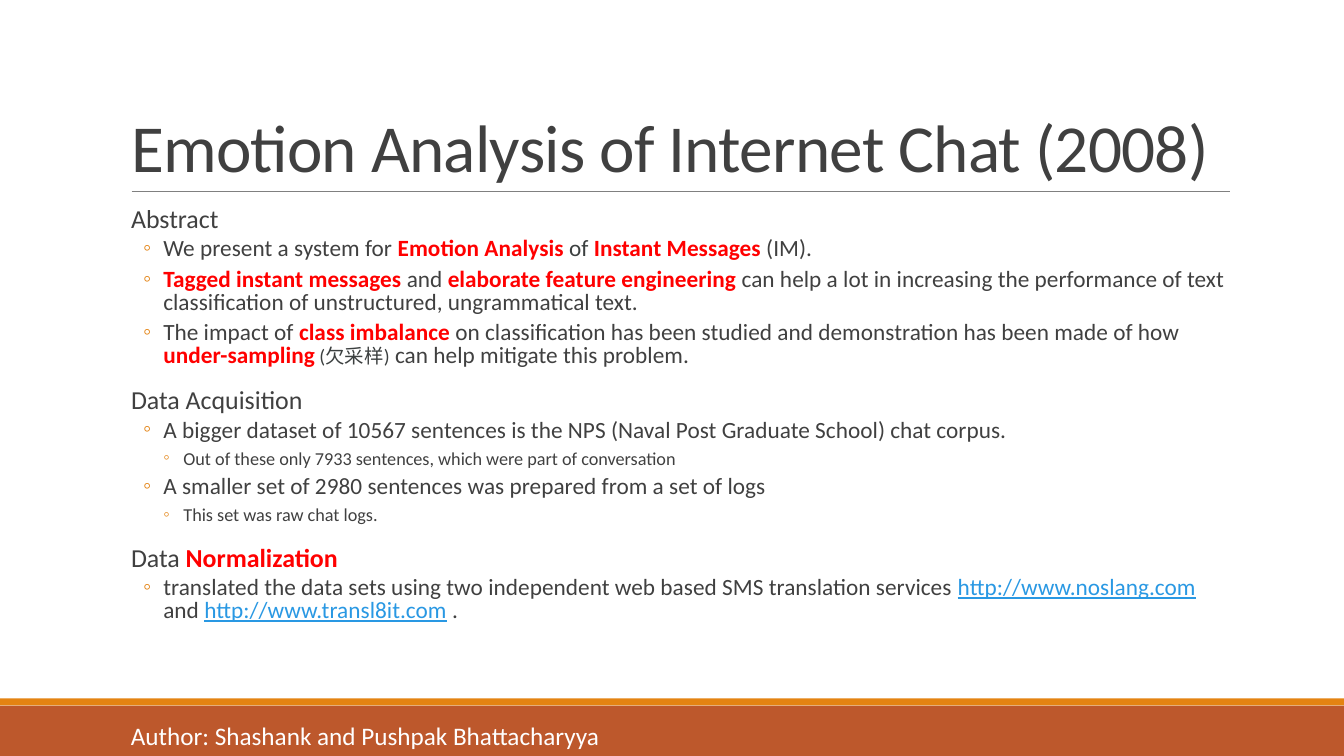
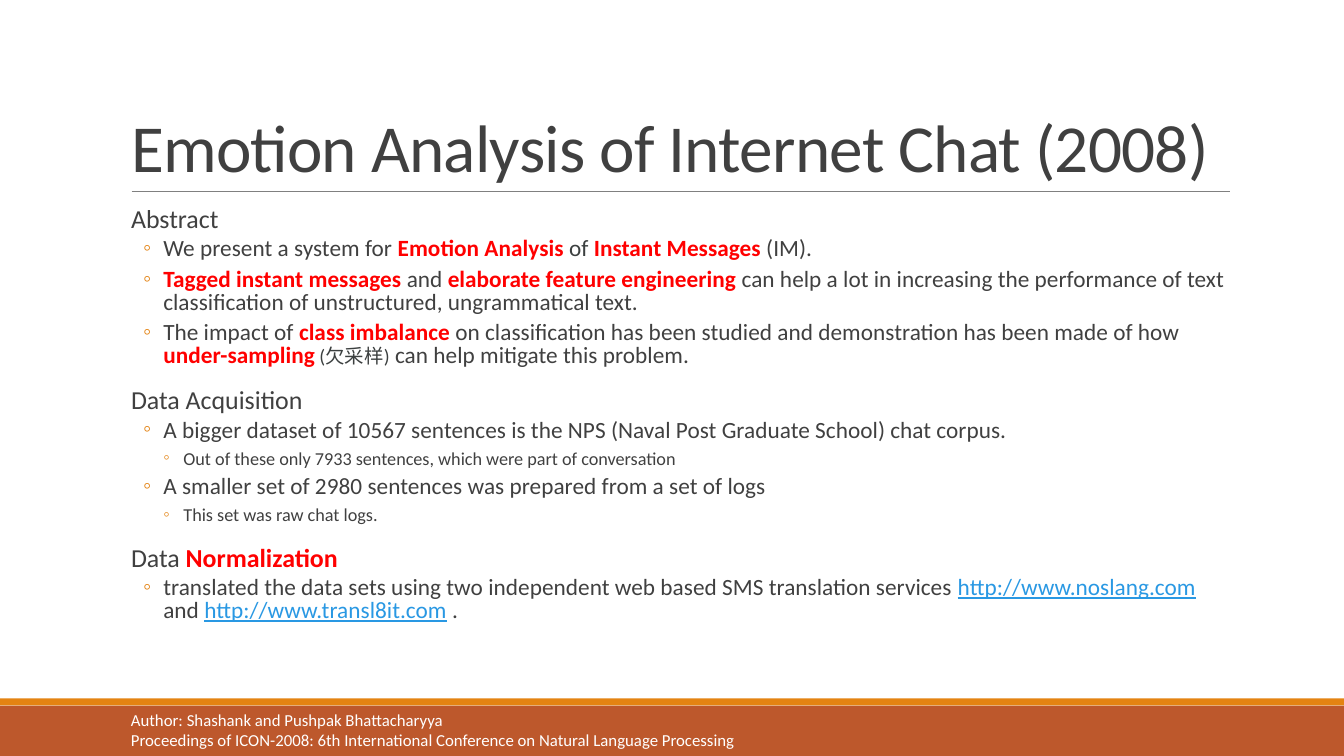
Before and after one commit to liangxh/grad, a slide deck: slide 3 of [报告] Text Emotion Detection.pptx. Drawn at 1344x756 pixels with LibreOffice and Linux fonts; fonts in the diff are those of the drawing. Boxes give left, top, right and bottom in pixels: in the first picture for what was removed or moved away, otherwise in the second. Text is boxed around its words. In the diff, an @@ line names an element or a change of style, - is before the commit and + after.

```diff
--- a/[报告] Text Emotion Detection.pptx
+++ b/[报告] Text Emotion Detection.pptx
@@ text "Author: Shashank and Pushpak Bhattacharyya": place and size @@
-text "Author: Shashank and Pushpak Bhattacharyya" at (131,727,599,749)
+text "Author: Shashank and Pushpak Bhattacharyya" at (131,714,734,749)
@@ text at (131,714,442,729): size 18 to 12 pt in "Author: Shashank and Pushpak Bhattacharyya" @@
@@ text at (131,734,734,749): paragraph added @@
+Proceedings of ICON-2008: 6th International Conference on Natural Language Processing
```
Also in this commit, not shown: 11 other slides changed, 3 slides added, 5 other files.
